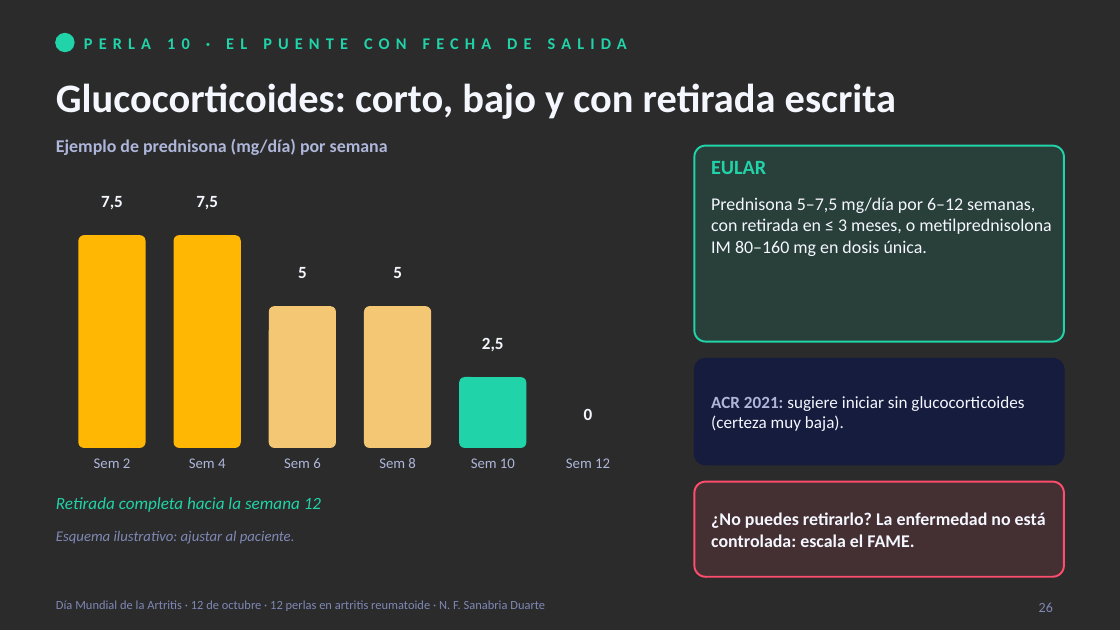
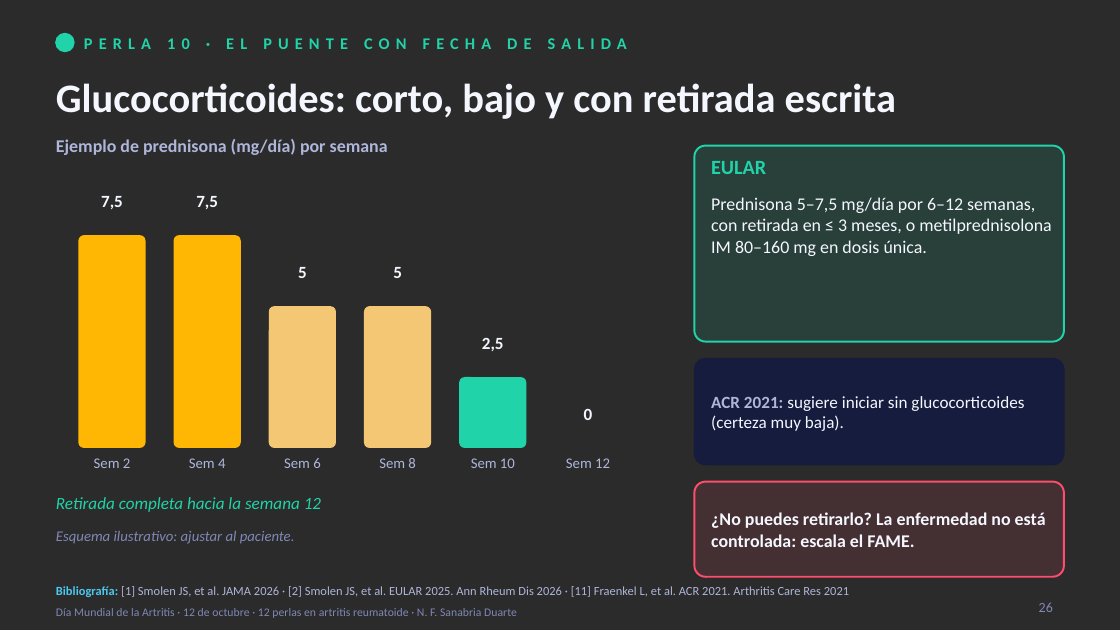
Before and after one commit to nestor120512/nes, a slide deck: slide 26 of 12_perlas_artritis_reumatoide.pptx. Drawn at 1120x630 pixels with LibreOffice and Linux fonts; fonts in the diff are those of the drawing; background and template pictures are left out; a plain dark background stands for a picture behind light text. Boxes give left, top, right and bottom in pixels: in the first picture for what was removed or moved away, otherwise in the second. Text is boxed around its words. In the diff, an @@ line names an element or a change of style, - is before the commit and + after.

```diff
--- a/12_perlas_artritis_reumatoide.pptx
+++ b/12_perlas_artritis_reumatoide.pptx
@@ text added at [56, 586, 849, 597], 8 pt, text #AEB6DA @@
+Bibliografía: [1] Smolen JS, et al. JAMA 2026 · [2] Smolen JS, et al. EULAR 2025. Ann Rheum Dis 2026 · [11] Fraenkel L, et al. ACR 2021. Arthritis Care Res 2021
@@ text "Día Mundial de la Artritis ..." at [56, 608, 517, 618]: size 8 to 7.5 pt; vertical alignment top to middle @@
```
Also in this commit, not shown: 34 other slides changed.
